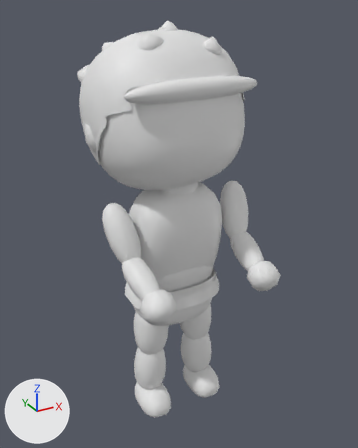
A saved change to the glTF model models/merchant.glb.
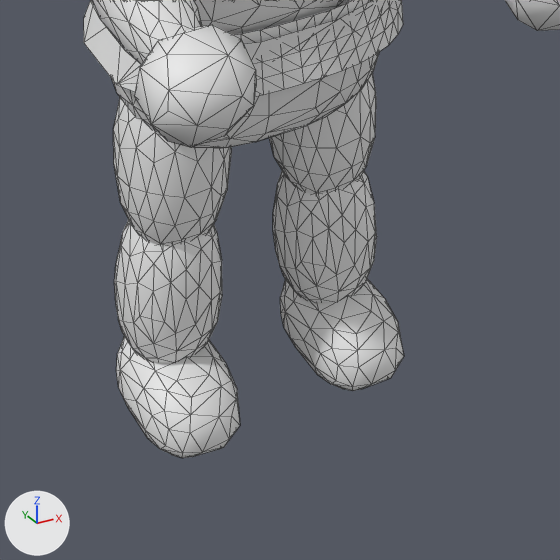
The first picture shows the older version from a 50 mm lens placed at (-0.792, -1.49, 1.519), pointed at (0.023, -0.008, 0.778). The close-ups show the older and then the newer version on the part from 28% to 74% of the width and 63% to 100% of the height of that picture. Only the edits that show in the close-ups are written down. The axes (+X, +Y, +Z) are drawn at lower left. The lights are the same throughout. The close-ups show mesh edges as thin lines. Where no turn or scale is listed for an object, it has been applied to the vertices. Vertices at exactly the same position are counted once.

Names of what the first close-up shows: 'foot_L.leather.2', 'foot_R.leather.5', 'hand_R.human_skin.17', 'hips.charcoal.6', 'hips.leather.10', 'lower_arm_R.denim.16', 'lower_leg_L.charcoal.1', 'lower_leg_R.charcoal.4', 'spine.denim.11', 'spine.denim.7', 'upper_leg_L.charcoal.0', 'upper_leg_R.charcoal.3' and 1 more.
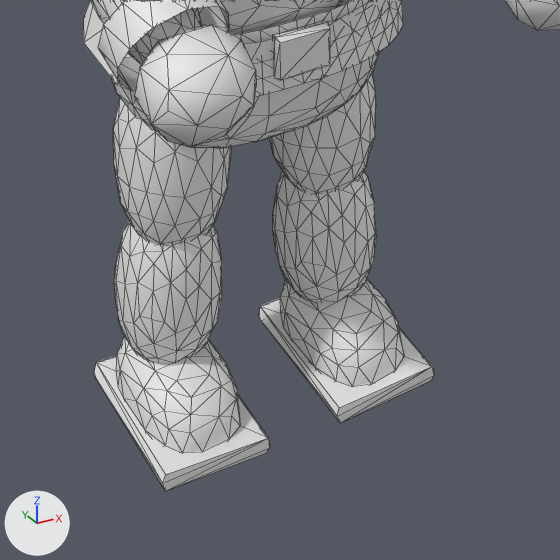
Changed parts and their boxes (x1, y1, x2, y2) in the close-ups (560 x 560 px; the box of a moved part takes in the faces that stretch with it):
'foot_R.leather.5', reshaped
    before: (116, 336, 240, 458)
    after: (116, 336, 240, 453)
'foot_L.leather.2', reshaped
    before: (280, 279, 404, 391)
    after: (280, 279, 404, 386)
'foot_R.dark.24', added
    after: (94, 356, 270, 491)
'foot_L.dark.22', added
    after: (259, 298, 434, 423)
'lower_arm_R.cloth.25', added
    after: (98, 0, 229, 91)
'hips.metal.26', added
    after: (273, 21, 330, 80)
part 1 of me_part_037, moved or reshaped
    both: (280, 279, 319, 328)
part 2 of me_part_040, moved or reshaped
    both: (117, 336, 155, 388)

The change, as a list of edits to the scene's bpy script:
```text
Add mat_metal:
    mat_metal = principled_material('metal')
    mat_metal.base_color = (0.8, 0.8, 0.8)  # white #e7e7e7
Change me_part_037:
    used by ob_foot_l_leather_2; location = (0.116, -0.045, 0.043)
    remove me_part_037.from_pydata(...)  # 90 vertices, 176 faces; spans x -0.063..0.064, y -0.086..0.102, z -0.051..0.051
    add me_part_037.from_pydata(...)  # 89 vertices, 174 faces; spans x -0.063..0.064, y -0.086..0.102, z -0.051..0.051
    me_part_037 part 1
    2 vertices are removed from x -0.053, y 0.038..0.061, z 0.024..0.031
    9 faces are deleted
    1 vertex is added at (-0.053, 0.051, 0.03)
    7 new faces join them
Change me_part_040:
    used by ob_foot_r_leather_5; location = (-0.116, -0.045, 0.043)
    remove me_part_040.from_pydata(...)  # 90 vertices, 176 faces; spans x -0.064..0.063, y -0.086..0.102, z -0.05..0.051
    add me_part_040.from_pydata(...)  # 89 vertices, 174 faces; spans x -0.064..0.063, y -0.086..0.102, z -0.05..0.051
    me_part_040 part 2
    2 vertices are removed from x -0.05, y 0.038..0.061, z 0.03..0.036
    9 faces are deleted
    1 vertex is added at (-0.049, 0.051, 0.036)
    7 new faces join them
Add me_part_068_1:
    me_part_068_1.from_pydata(...)  # 14 vertices, 24 faces; spans x -0.0344..0.0344, y -0.0092..0.0092, z -0.0281..0.0261
    me_part_068_1.materials.append(mat_metal)  # white #e7e7e7
Add me_part_066_1:
    me_part_066_1.from_pydata(...)  # 14 vertices, 24 faces; spans x -0.074..0.074, y -0.103..0.103, z -0.019..0.019
    me_part_066_1.materials.append(mat_dark)  # white #e7e7e7
Add me_part_064_1:
    me_part_064_1.from_pydata(...)  # 14 vertices, 24 faces; spans x -0.074..0.074, y -0.103..0.103, z -0.019..0.019
    me_part_064_1.materials.append(mat_dark)  # white #e7e7e7
Add me_part_067_1:
    me_part_067_1.from_pydata(...)  # 24 vertices, 24 faces; spans x -0.0609..0.0635, y -0.0441..0.0446, z -0.0646..0.0634
    me_part_067_1.materials.append(mat_cloth)  # white #e7e7e7
Add ob_hips_metal_26:
    ob_hips_metal_26 = bpy.data.objects.new('hips.metal.26', me_part_068_1)
    ob_hips_metal_26.location = (0.0, -0.129, 0.535)
Add ob_foot_r_dark_24:
    ob_foot_r_dark_24 = bpy.data.objects.new('foot_R.dark.24', me_part_066_1)
    ob_foot_r_dark_24.location = (-0.118, -0.044, 0.013)
Add ob_foot_l_dark_22:
    ob_foot_l_dark_22 = bpy.data.objects.new('foot_L.dark.22', me_part_064_1)
    ob_foot_l_dark_22.location = (0.118, -0.044, 0.013)
Add ob_lower_arm_r_cloth_25:
    ob_lower_arm_r_cloth_25 = bpy.data.objects.new('lower_arm_R.cloth.25', me_part_067_1)
    ob_lower_arm_r_cloth_25.location = (-0.209, -0.227, 0.672)
```
